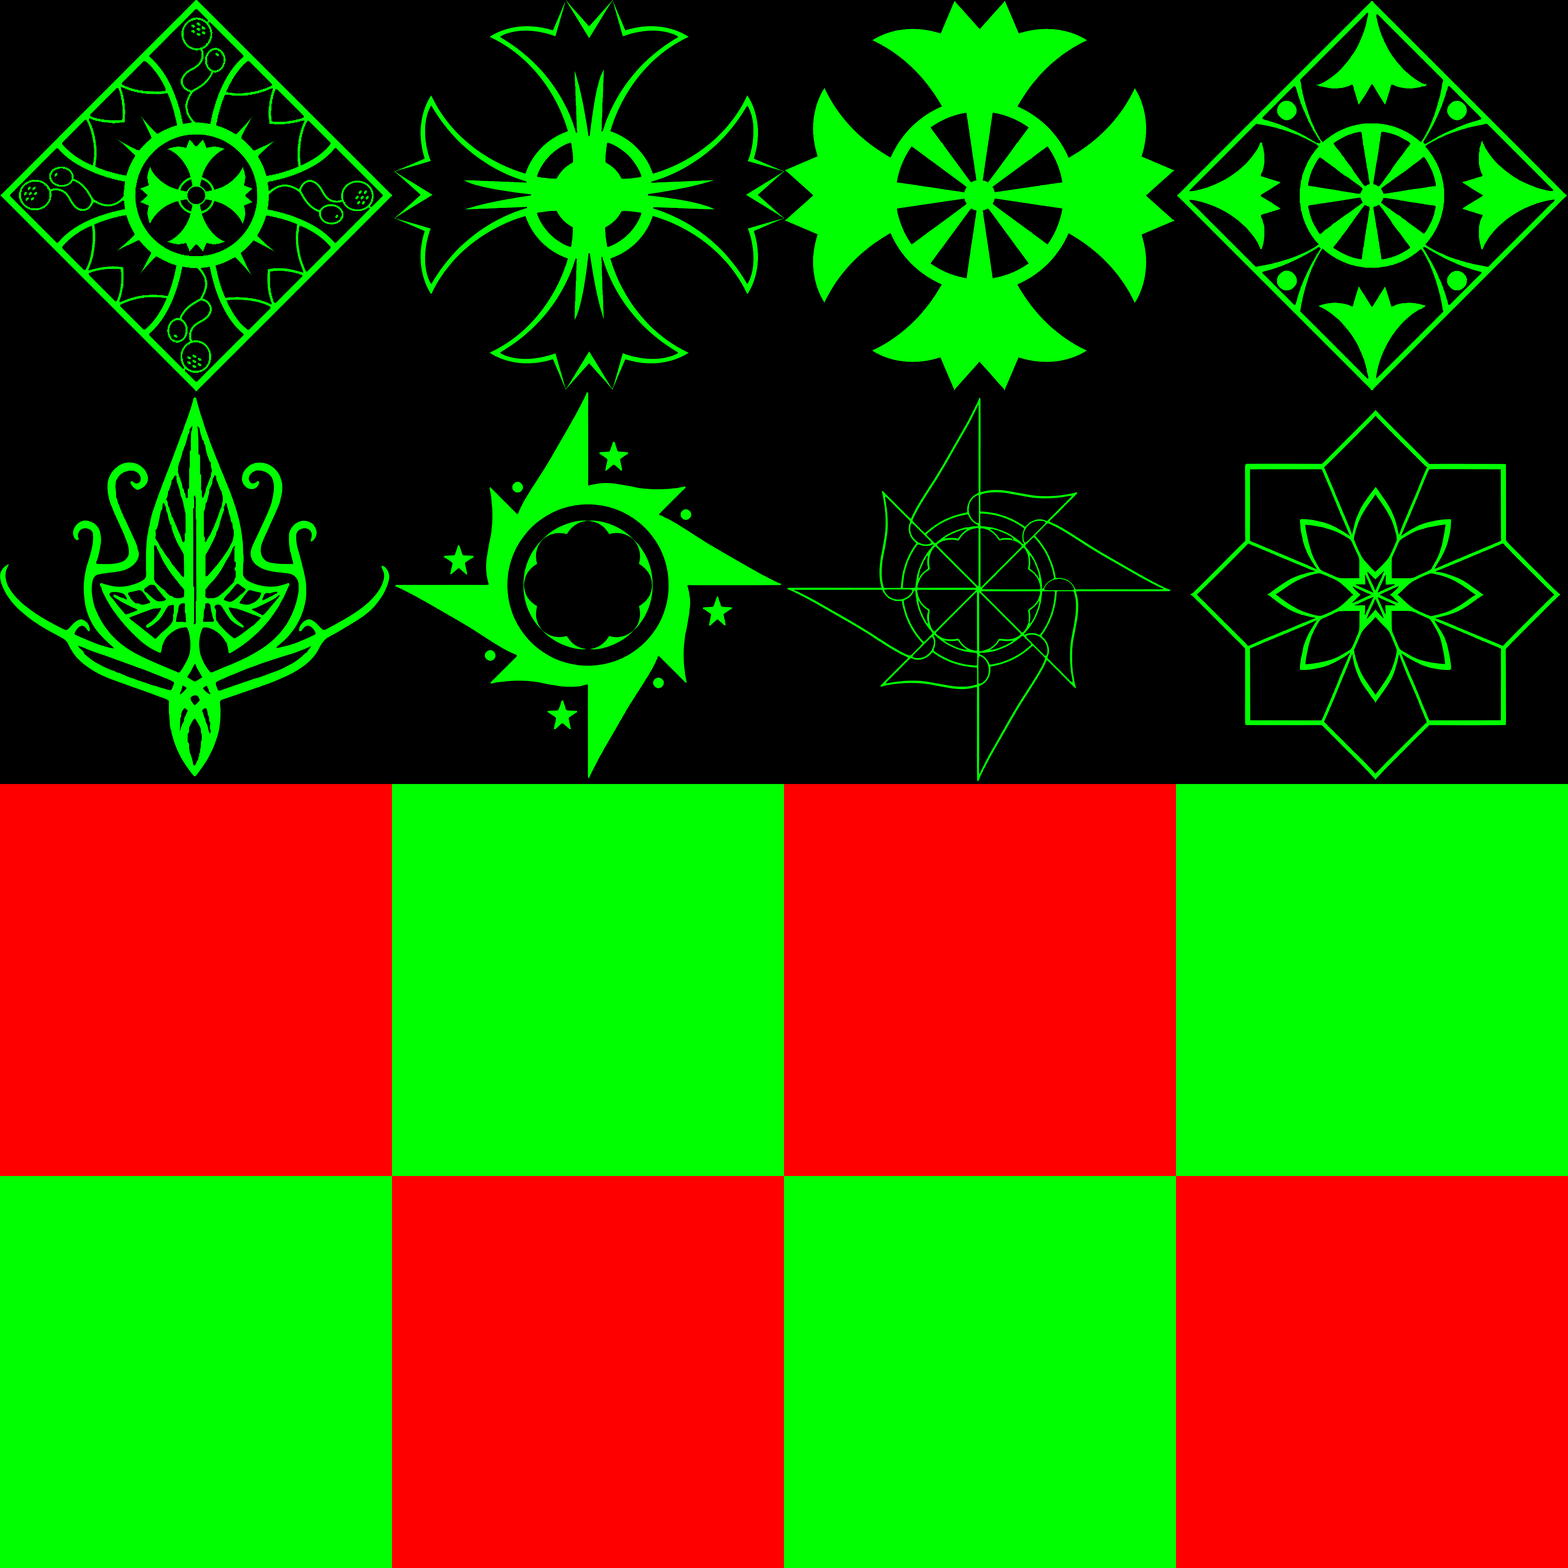
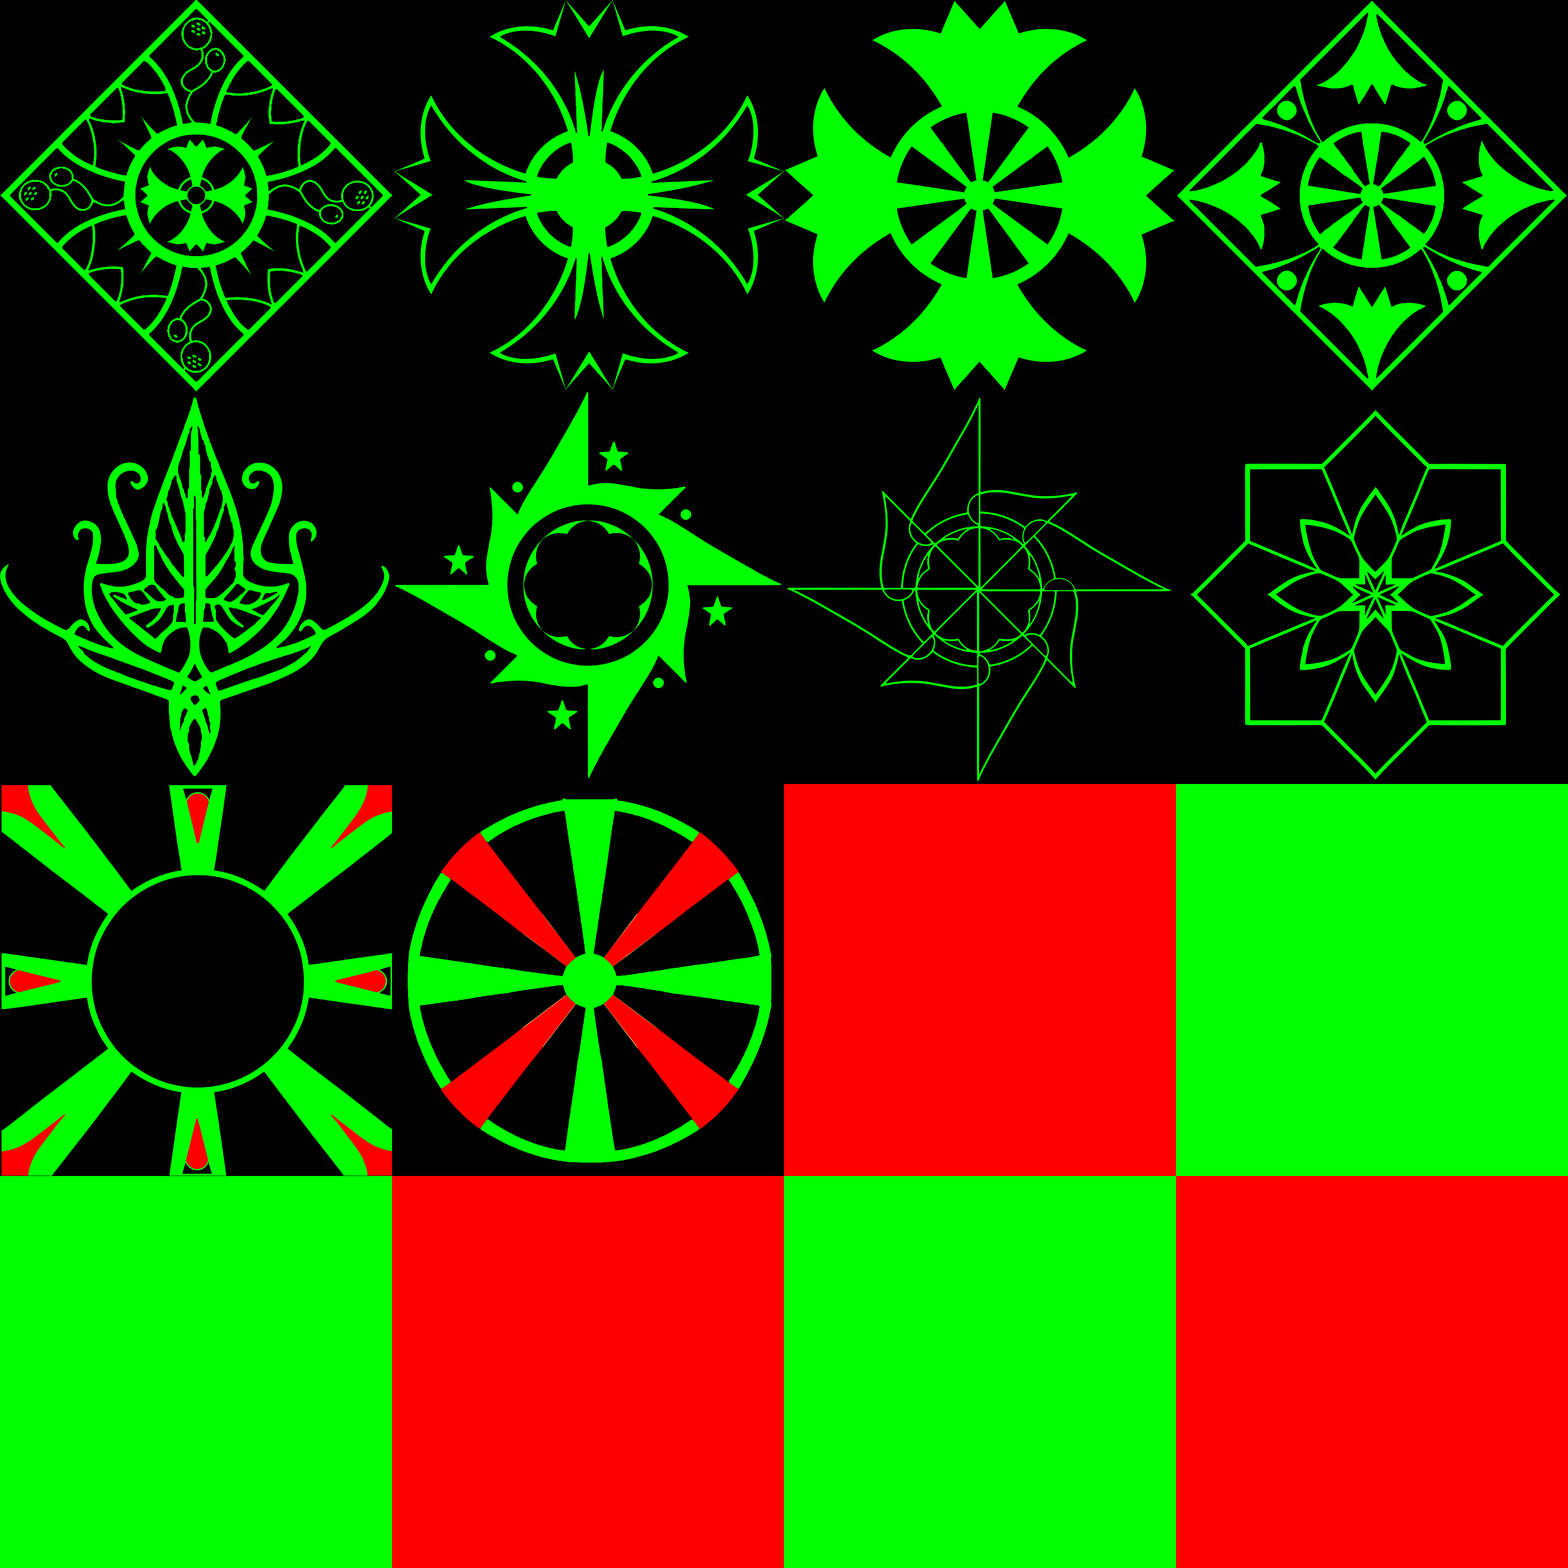
Two versions of the same layered image (1568×1568). Layer-by-layer changes:
hid "Rectangle 2" (4th of 16, in "Rectangles") over [0, 784, 392, 1176]
added layer "RezFixer_result" (9th of 9, in "Rectangles") in group "Rectangles" over [407, 798, 772, 1163]
added layer "Layer 1" in group "Rectangles" over [1, 785, 392, 1176]
hid "Rectangle 2" (8th of 16, in "Rectangles"), painted on it over [389, 784, 784, 1176]